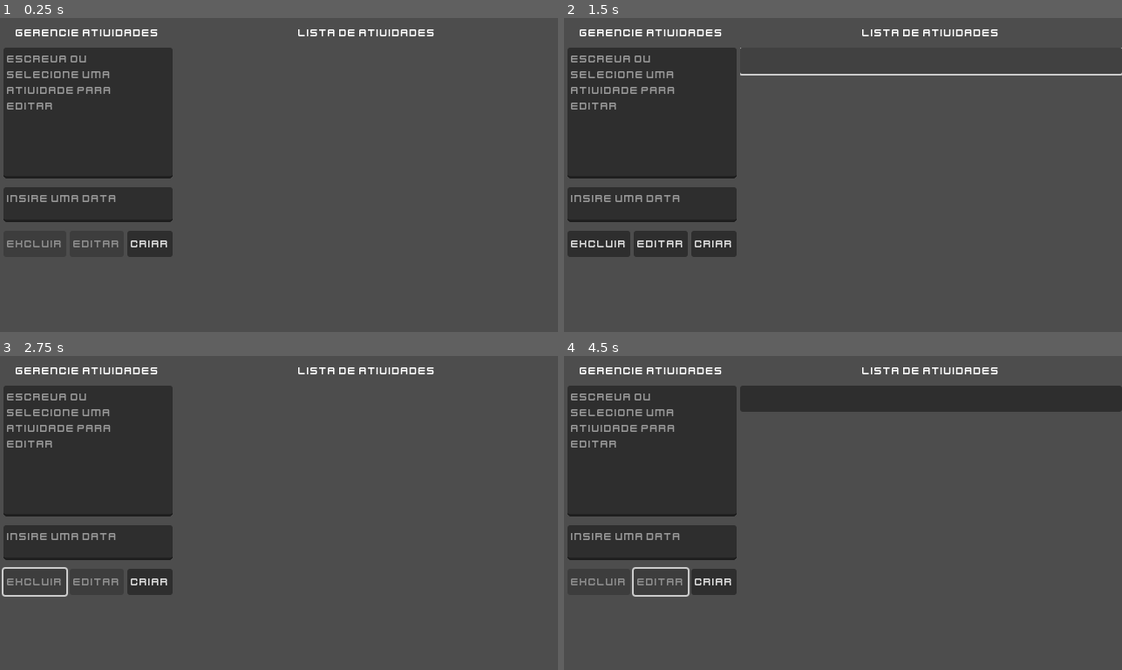
Above: before the commit, frames 1-4 (two rows, left to right).
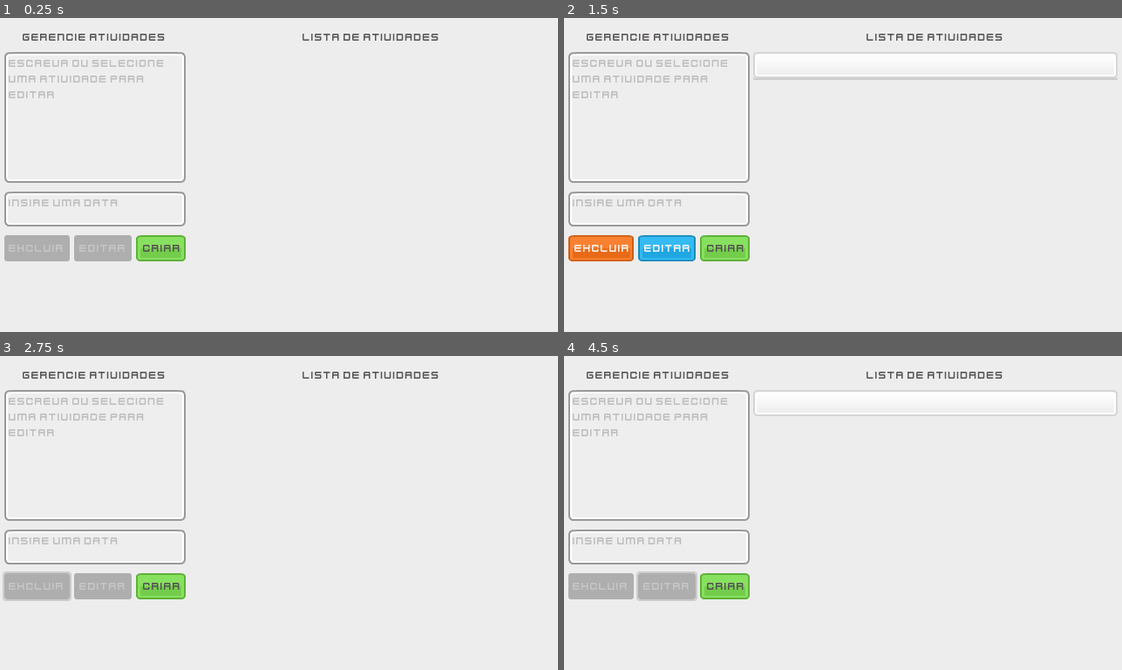
Above: after the commit, the same moments.

Repository: wildermedeiros/SWA_CRUD
Game: Godot game, scene res://UI.tscn
Two runs of this game, one before a commit and one after it. Both use one fixed random seed, a clock stepped at 60 frames per second and the inputs below.
Inputs (mouse positions are in pixels of both pictures, inside the frame that each line leads up to; where the layout moved, square brackets give the same spot in the first picture):
- Up to frame 1 (0.25 s): no input
- Up to frame 2 (1.5 s): click "Criar" at 0.5 s; click (937, 65) [932, 61] at 1.25 s
- Up to frame 3 (2.75 s): click "Excluir" at 2 s
- Up to frame 4 (4.5 s): click "Criar" at 2.75 s; click (937, 403) [932, 399] at 3.5 s; click "Editar" at 4.25 s

The runs differ from the first frame. In frame 1, 99% of the frame differs, in the area x 0-100%, y 0-100%; in frame 2, 99%; in frame 3, 99%; in frame 4, 99%.

Commit message:
Polish stage 1

Diff:
--- a/SaveAndLoad.gd
+++ b/SaveAndLoad.gd
@@ -41,7 +41,7 @@
 
 		var task = load(node_data["filename"]).instantiate()
 		get_node(node_data["parent"]).add_child(task)
-		get_node("HBoxContainer/VBoxContainer2/ScrollContainer/VBoxContainer").tasks.append(task)
+		get_node("ColorRect/MarginContainer/HBoxContainer/VBoxContainer2/ScrollContainer/VBoxContainer").tasks.append(task)
 		task.set_desc_label(node_data["desc_label_text"])
 		task.set_date_label(node_data["date_label_text"])
 
--- a/Task.tscn
+++ b/Task.tscn
@@ -1,43 +1,59 @@
-[gd_scene load_steps=2 format=3 uid="uid://dkxjaujmgy8ae"]
+[gd_scene load_steps=5 format=3 uid="uid://dkxjaujmgy8ae"]
 
+[ext_resource type="Texture2D" uid="uid://ccs6tdy5hic7p" path="res://arts/ui/grey_button04.png" id="1_5ff25"]
 [ext_resource type="Script" path="res://Task.gd" id="1_tp0o1"]
+
+[sub_resource type="StyleBoxTexture" id="StyleBoxTexture_1cdms"]
+texture = ExtResource("1_5ff25")
+texture_margin_left = 8.0
+texture_margin_top = 7.0
+texture_margin_right = 8.0
+texture_margin_bottom = 7.0
+
+[sub_resource type="StyleBoxTexture" id="StyleBoxTexture_uoj2l"]
+texture = ExtResource("1_5ff25")
+texture_margin_left = 8.0
+texture_margin_top = 7.0
+texture_margin_right = 8.0
+texture_margin_bottom = 7.0
+modulate_color = Color(1, 1, 1, 0)
 
 [node name="Button" type="Button" node_paths=PackedStringArray("desc_label", "date_label") groups=["persist"]]
 custom_minimum_size = Vector2(0, 30)
 offset_right = 337.0
 offset_bottom = 30.0
+theme_override_styles/normal = SubResource("StyleBoxTexture_1cdms")
+theme_override_styles/hover = SubResource("StyleBoxTexture_1cdms")
+theme_override_styles/pressed = SubResource("StyleBoxTexture_uoj2l")
 script = ExtResource("1_tp0o1")
-desc_label = NodePath("DescLabel")
-date_label = NodePath("DateLabel")
+desc_label = NodePath("MarginContainer/HBoxContainer/DescLabel")
+date_label = NodePath("MarginContainer/HBoxContainer/DateLabel")
 
-[node name="DescLabel" type="Label" parent="."]
+[node name="MarginContainer" type="MarginContainer" parent="."]
 layout_mode = 1
-anchors_preset = -1
-anchor_left = 0.0237389
-anchor_top = 0.133333
-anchor_right = 0.700297
-anchor_bottom = 0.9
-offset_left = -3.0
-offset_right = -3.0
+anchors_preset = 15
+anchor_right = 1.0
+anchor_bottom = 1.0
+grow_horizontal = 2
 grow_vertical = 2
+theme_override_constants/margin_left = 10
+theme_override_constants/margin_top = 10
+theme_override_constants/margin_right = 10
+theme_override_constants/margin_bottom = 10
+
+[node name="HBoxContainer" type="HBoxContainer" parent="MarginContainer"]
+layout_mode = 2
+
+[node name="DescLabel" type="Label" parent="MarginContainer/HBoxContainer"]
+layout_mode = 2
 size_flags_horizontal = 3
-size_flags_stretch_ratio = 2.4
+theme_override_colors/font_color = Color(0.341176, 0.329412, 0.329412, 1)
+text = "Testando"
 clip_text = true
 
-[node name="DateLabel" type="Label" parent="."]
-layout_mode = 1
-anchors_preset = 6
-anchor_left = 1.0
-anchor_top = 0.5
-anchor_right = 1.0
-anchor_bottom = 0.5
-offset_left = -90.0
-offset_top = -13.0
-offset_right = -4.0
-offset_bottom = 13.0
-grow_horizontal = 0
-grow_vertical = 2
-size_flags_horizontal = 3
+[node name="DateLabel" type="Label" parent="MarginContainer/HBoxContainer"]
+layout_mode = 2
+theme_override_colors/font_color = Color(0.341176, 0.329412, 0.329412, 1)
 text = "12/12/1996"
 
 [connection signal="pressed" from="." to="." method="_on_pressed"]
--- a/UI.tscn
+++ b/UI.tscn
@@ -1,45 +1,114 @@
-[gd_scene load_steps=6 format=3 uid="uid://dqpubm1tofce3"]
+[gd_scene load_steps=16 format=3 uid="uid://dqpubm1tofce3"]
 
 [ext_resource type="Script" path="res://TaskList.gd" id="1_g5txw"]
 [ext_resource type="Script" path="res://SaveAndLoad.gd" id="1_jypxo"]
 [ext_resource type="PackedScene" uid="uid://dkxjaujmgy8ae" path="res://Task.tscn" id="2_4a31f"]
 [ext_resource type="FontFile" uid="uid://dheihwi3ub1fl" path="res://arts/fonts/kenvector_future.ttf" id="2_mqnjf"]
+[ext_resource type="Texture2D" uid="uid://dtq4xpps15pg3" path="res://arts/ui/grey_panel.png" id="2_xgr4y"]
+[ext_resource type="Texture2D" uid="uid://cke5p5hhgucb1" path="res://arts/ui/blue_button01.png" id="4_asky3"]
+[ext_resource type="Texture2D" uid="uid://b8fc3vwm22e1l" path="res://arts/ui/green_button01.png" id="4_oy7ho"]
+[ext_resource type="Texture2D" uid="uid://iwmjjnltfou6" path="res://arts/ui/red_button12.png" id="4_smj6w"]
+
+[sub_resource type="StyleBoxTexture" id="StyleBoxTexture_c01uc"]
+texture = ExtResource("2_xgr4y")
+texture_margin_left = 5.0
+texture_margin_top = 5.0
+texture_margin_right = 5.0
+texture_margin_bottom = 5.0
 
 [sub_resource type="Theme" id="Theme_hken7"]
 default_font = ExtResource("2_mqnjf")
 default_font_size = 12
+Button/colors/font_color = Color(0.337255, 0.32549, 0.32549, 1)
+Button/colors/font_focus_color = Color(0.337255, 0.32549, 0.32549, 1)
+TextEdit/colors/caret_color = Color(0.192157, 0.184314, 0.184314, 1)
+TextEdit/colors/font_color = Color(0.192157, 0.184314, 0.184314, 1)
+TextEdit/colors/font_placeholder_color = Color(0.141176, 0.141176, 0.141176, 0.239216)
+TextEdit/styles/normal = SubResource("StyleBoxTexture_c01uc")
+
+[sub_resource type="StyleBoxTexture" id="StyleBoxTexture_hof3h"]
+texture = ExtResource("4_smj6w")
+texture_margin_left = 7.0
+texture_margin_top = 1.0
+texture_margin_right = 4.0
+texture_margin_bottom = 1.0
+
+[sub_resource type="StyleBoxTexture" id="StyleBoxTexture_hniyj"]
+texture = ExtResource("4_asky3")
+texture_margin_left = 7.0
+texture_margin_top = 1.0
+texture_margin_right = 5.0
+texture_margin_bottom = 1.0
+
+[sub_resource type="StyleBoxTexture" id="StyleBoxTexture_fbhhp"]
+texture = ExtResource("4_asky3")
+texture_margin_left = 7.0
+texture_margin_top = 1.0
+texture_margin_right = 5.0
+texture_margin_bottom = 1.0
+modulate_color = Color(1, 1, 1, 0)
+
+[sub_resource type="StyleBoxTexture" id="StyleBoxTexture_hltde"]
+texture = ExtResource("4_oy7ho")
+texture_margin_left = 8.0
+texture_margin_top = 2.0
+texture_margin_right = 5.0
+texture_margin_bottom = 2.0
+
+[sub_resource type="StyleBoxTexture" id="StyleBoxTexture_s1neh"]
+texture = ExtResource("4_oy7ho")
+texture_margin_left = 8.0
+texture_margin_top = 2.0
+texture_margin_right = 5.0
+texture_margin_bottom = 2.0
+modulate_color = Color(1, 1, 1, 0)
 
 [node name="UI" type="CanvasLayer"]
 script = ExtResource("1_jypxo")
 
-[node name="HBoxContainer" type="HBoxContainer" parent="."]
+[node name="ColorRect" type="ColorRect" parent="."]
 anchors_preset = 15
 anchor_right = 1.0
 anchor_bottom = 1.0
 grow_horizontal = 2
 grow_vertical = 2
+color = Color(0.929688, 0.929688, 0.929688, 1)
+
+[node name="MarginContainer" type="MarginContainer" parent="ColorRect"]
+layout_mode = 1
+anchors_preset = 15
+anchor_right = 1.0
+anchor_bottom = 1.0
+grow_horizontal = 2
+grow_vertical = 2
+theme_override_constants/margin_left = 5
+theme_override_constants/margin_top = 5
+theme_override_constants/margin_right = 5
+theme_override_constants/margin_bottom = 5
+
+[node name="HBoxContainer" type="HBoxContainer" parent="ColorRect/MarginContainer"]
+layout_mode = 2
 theme = SubResource("Theme_hken7")
 
-[node name="TextureRect" type="TextureRect" parent="HBoxContainer"]
-layout_mode = 2
-
-[node name="VBoxContainer" type="VBoxContainer" parent="HBoxContainer"]
+[node name="VBoxContainer" type="VBoxContainer" parent="ColorRect/MarginContainer/HBoxContainer"]
 layout_mode = 2
 size_flags_horizontal = 3
 size_flags_stretch_ratio = 0.4
 theme_override_constants/separation = 10
 
-[node name="MarginContainer" type="MarginContainer" parent="HBoxContainer/VBoxContainer"]
+[node name="MarginContainer" type="MarginContainer" parent="ColorRect/MarginContainer/HBoxContainer/VBoxContainer"]
 layout_mode = 2
 theme_override_constants/margin_top = 10
 
-[node name="Label" type="Label" parent="HBoxContainer/VBoxContainer/MarginContainer"]
+[node name="Label" type="Label" parent="ColorRect/MarginContainer/HBoxContainer/VBoxContainer/MarginContainer"]
 layout_mode = 2
+size_flags_vertical = 1
+theme_override_colors/font_color = Color(0.341176, 0.329412, 0.329412, 1)
 text = "Gerencie atividades"
 horizontal_alignment = 1
 vertical_alignment = 1
 
-[node name="DescTextEdit" type="TextEdit" parent="HBoxContainer/VBoxContainer"]
+[node name="DescTextEdit" type="TextEdit" parent="ColorRect/MarginContainer/HBoxContainer/VBoxContainer"]
 custom_minimum_size = Vector2(0, 150)
 layout_mode = 2
 placeholder_text = "Escreva ou selecione uma atividade para editar"
@@ -47,59 +116,71 @@
 scroll_smooth = true
 caret_blink = true
 
-[node name="DateTextEdit" type="TextEdit" parent="HBoxContainer/VBoxContainer"]
+[node name="DateTextEdit" type="TextEdit" parent="ColorRect/MarginContainer/HBoxContainer/VBoxContainer"]
 custom_minimum_size = Vector2(0, 40)
 layout_mode = 2
 placeholder_text = "Insire uma data"
 wrap_mode = 1
 caret_blink = true
 
-[node name="ButtonsHBoxContainer" type="HBoxContainer" parent="HBoxContainer/VBoxContainer"]
+[node name="ButtonsHBoxContainer" type="HBoxContainer" parent="ColorRect/MarginContainer/HBoxContainer/VBoxContainer"]
 custom_minimum_size = Vector2(0, 30)
 layout_mode = 2
 size_flags_stretch_ratio = 0.09
+theme_override_constants/separation = 5
 
-[node name="DeleteButton" type="Button" parent="HBoxContainer/VBoxContainer/ButtonsHBoxContainer"]
+[node name="DeleteButton" type="Button" parent="ColorRect/MarginContainer/HBoxContainer/VBoxContainer/ButtonsHBoxContainer"]
 layout_mode = 2
 size_flags_horizontal = 3
+theme_override_colors/font_color = Color(0.968627, 0.964706, 0.960784, 1)
+theme_override_styles/normal = SubResource("StyleBoxTexture_hof3h")
+theme_override_styles/hover = SubResource("StyleBoxTexture_hof3h")
 text = "Excluir"
 
-[node name="EditButton" type="Button" parent="HBoxContainer/VBoxContainer/ButtonsHBoxContainer"]
+[node name="EditButton" type="Button" parent="ColorRect/MarginContainer/HBoxContainer/VBoxContainer/ButtonsHBoxContainer"]
 layout_mode = 2
 size_flags_horizontal = 3
+theme_override_colors/font_color = Color(0.968627, 0.964706, 0.960784, 1)
+theme_override_styles/normal = SubResource("StyleBoxTexture_hniyj")
+theme_override_styles/hover = SubResource("StyleBoxTexture_hniyj")
+theme_override_styles/pressed = SubResource("StyleBoxTexture_fbhhp")
 text = "Editar"
 
-[node name="CreateButton" type="Button" parent="HBoxContainer/VBoxContainer/ButtonsHBoxContainer"]
+[node name="CreateButton" type="Button" parent="ColorRect/MarginContainer/HBoxContainer/VBoxContainer/ButtonsHBoxContainer"]
 layout_mode = 2
 size_flags_horizontal = 3
+theme_override_styles/normal = SubResource("StyleBoxTexture_hltde")
+theme_override_styles/hover = SubResource("StyleBoxTexture_hltde")
+theme_override_styles/pressed = SubResource("StyleBoxTexture_s1neh")
 text = "Criar"
 
-[node name="VBoxContainer2" type="VBoxContainer" parent="HBoxContainer"]
+[node name="VBoxContainer2" type="VBoxContainer" parent="ColorRect/MarginContainer/HBoxContainer"]
 layout_mode = 2
 size_flags_horizontal = 3
 theme_override_constants/separation = 10
 
-[node name="MarginContainer" type="MarginContainer" parent="HBoxContainer/VBoxContainer2"]
+[node name="MarginContainer" type="MarginContainer" parent="ColorRect/MarginContainer/HBoxContainer/VBoxContainer2"]
 layout_mode = 2
 theme_override_constants/margin_top = 10
 
-[node name="Label" type="Label" parent="HBoxContainer/VBoxContainer2/MarginContainer"]
+[node name="Label" type="Label" parent="ColorRect/MarginContainer/HBoxContainer/VBoxContainer2/MarginContainer"]
 layout_mode = 2
+theme_override_colors/font_color = Color(0.341176, 0.329412, 0.329412, 1)
 text = "Lista de atividades"
 horizontal_alignment = 1
 vertical_alignment = 1
 
-[node name="ScrollContainer" type="ScrollContainer" parent="HBoxContainer/VBoxContainer2"]
+[node name="ScrollContainer" type="ScrollContainer" parent="ColorRect/MarginContainer/HBoxContainer/VBoxContainer2"]
 layout_mode = 2
 size_flags_horizontal = 3
 size_flags_vertical = 3
 
-[node name="VBoxContainer" type="VBoxContainer" parent="HBoxContainer/VBoxContainer2/ScrollContainer" node_paths=PackedStringArray("save_load_script", "delete_button", "edit_button", "desc_edit", "date_edit")]
+[node name="VBoxContainer" type="VBoxContainer" parent="ColorRect/MarginContainer/HBoxContainer/VBoxContainer2/ScrollContainer" node_paths=PackedStringArray("save_load_script", "delete_button", "edit_button", "desc_edit", "date_edit")]
 layout_mode = 2
 size_flags_horizontal = 3
 size_flags_vertical = 3
 script = ExtResource("1_g5txw")
-save_load_script = NodePath("../../../..")
+save_load_script = NodePath("../../../../../..")
 delete_button = NodePath("../../../VBoxContainer/ButtonsHBoxContainer/DeleteButton")
 edit_button = NodePath("../../../VBoxContainer/ButtonsHBoxContainer/EditButton")
 task_scene = ExtResource("2_4a31f")
@@ -107,6 +188,6 @@
 date_edit = NodePath("../../../VBoxContainer/DateTextEdit")
 save_after_seconds = 2
 
-[connection signal="button_down" from="HBoxContainer/VBoxContainer/ButtonsHBoxContainer/DeleteButton" to="HBoxContainer/VBoxContainer2/ScrollContainer/VBoxContainer" method="_on_delete_task"]
-[connection signal="button_down" from="HBoxContainer/VBoxContainer/ButtonsHBoxContainer/EditButton" to="HBoxContainer/VBoxContainer2/ScrollContainer/VBoxContainer" method="_on_edit_task_button"]
-[connection signal="button_down" from="HBoxContainer/VBoxContainer/ButtonsHBoxContainer/CreateButton" to="HBoxContainer/VBoxContainer2/ScrollContainer/VBoxContainer" method="_on_create_task_button_down"]
+[connection signal="button_down" from="ColorRect/MarginContainer/HBoxContainer/VBoxContainer/ButtonsHBoxContainer/DeleteButton" to="ColorRect/MarginContainer/HBoxContainer/VBoxContainer2/ScrollContainer/VBoxContainer" method="_on_delete_task"]
+[connection signal="button_down" from="ColorRect/MarginContainer/HBoxContainer/VBoxContainer/ButtonsHBoxContainer/EditButton" to="ColorRect/MarginContainer/HBoxContainer/VBoxContainer2/ScrollContainer/VBoxContainer" method="_on_edit_task_button"]
+[connection signal="button_down" from="ColorRect/MarginContainer/HBoxContainer/VBoxContainer/ButtonsHBoxContainer/CreateButton" to="ColorRect/MarginContainer/HBoxContainer/VBoxContainer2/ScrollContainer/VBoxContainer" method="_on_create_task_button_down"]
Binary file added: arts/ui/blue_button01.png
Not shown, added: arts/ui/blue_button01.png.import
Binary file added: arts/ui/green_button00.png
Not shown, added: arts/ui/green_button00.png.import
Binary file added: arts/ui/green_button01.png
Not shown, added: arts/ui/green_button01.png.import
Binary file added: arts/ui/grey_button04.png
Not shown, added: arts/ui/grey_button04.png.import
Binary file added: arts/ui/grey_button05.png
Not shown, added: arts/ui/grey_button05.png.import
Binary file added: arts/ui/red_button12.png
Not shown, added: arts/ui/red_button12.png.import
